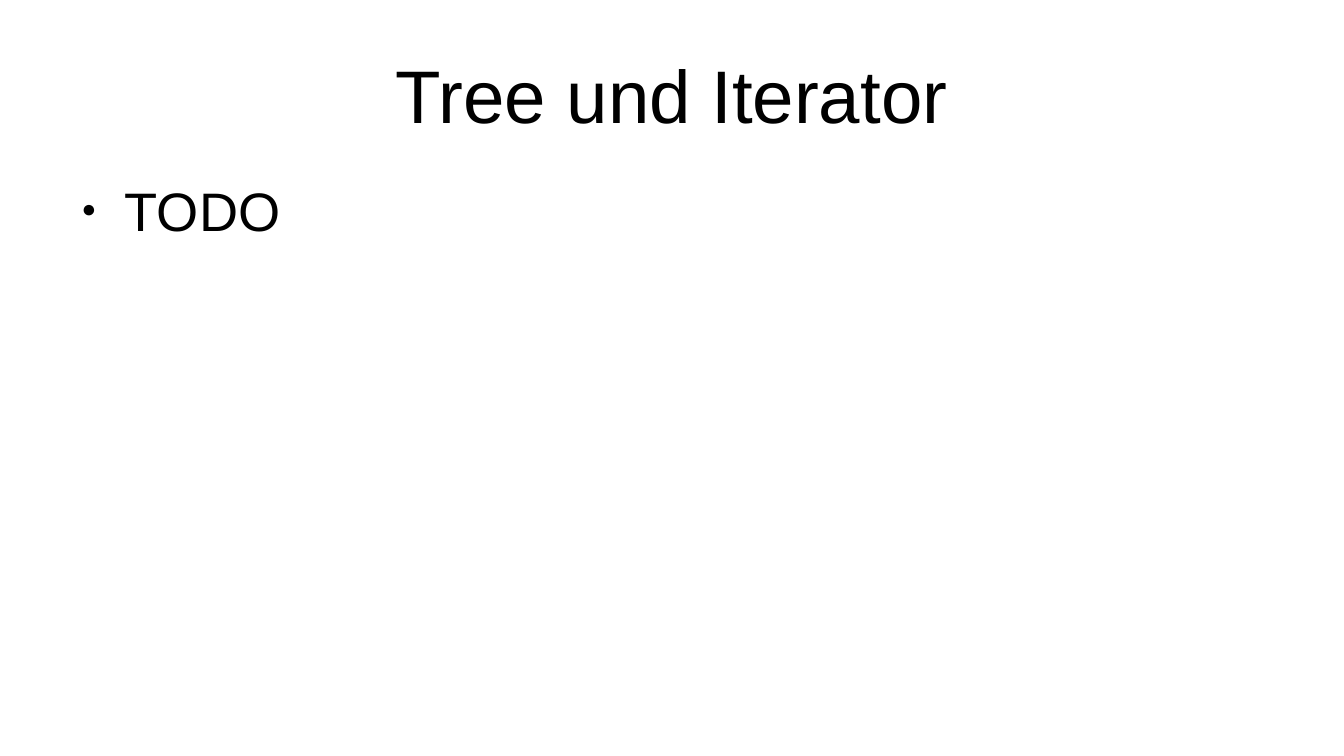
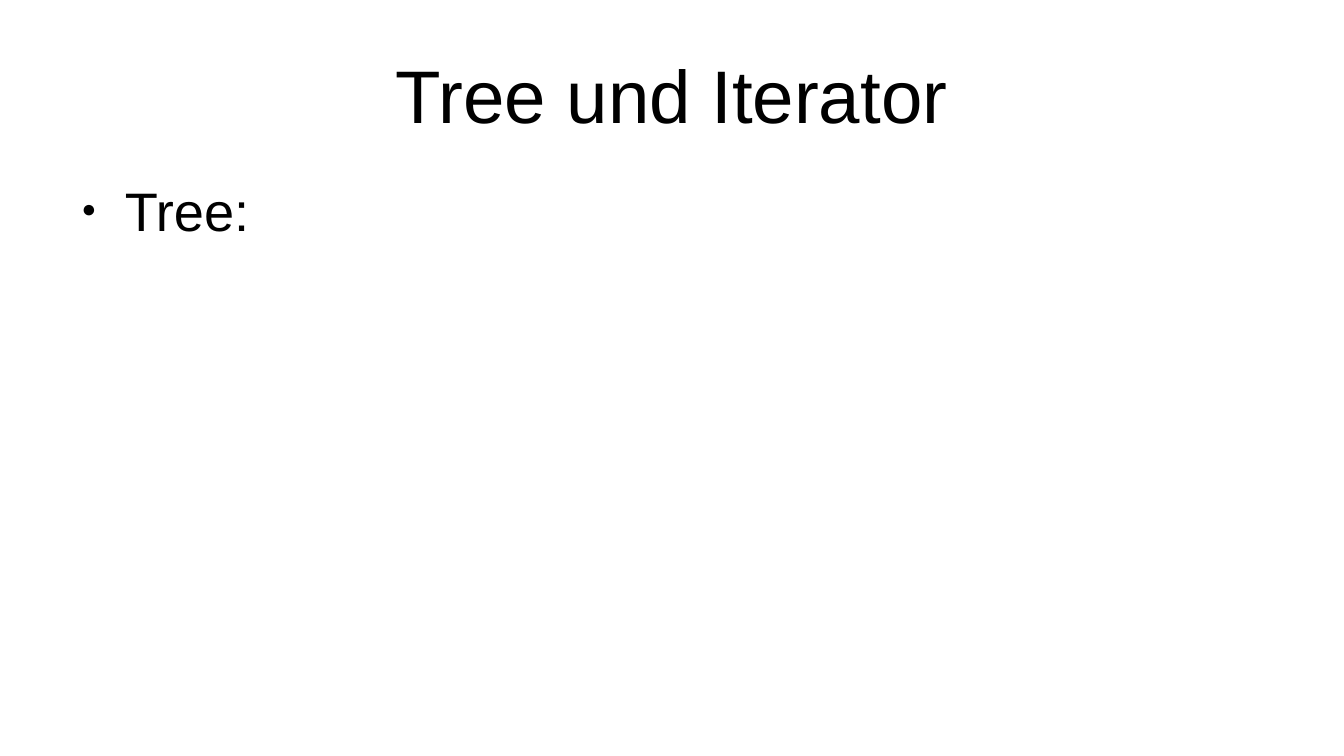
Before and after one commit to p3et/vavr-demo, a slide deck: slide 40 of coffee talk.odp. Drawn at 1344x756 pixels with LibreOffice and Linux fonts; fonts in the diff are those of the drawing. Boxes give left, top, right and bottom in pixels: in the first picture for what was removed or moved away, otherwise in the second. Text is boxed around its words. In the diff, an @@ line names an element or a change of style, - is before the commit and + after.

Commit message:
tree

```diff
--- a/coffee talk.odp
+++ b/coffee talk.odp
@@ text at bbox=[125, 193, 249, 232]: text changed @@
-● TODO
+● Tree:
```
Also in this commit, not shown: 1 other file.
